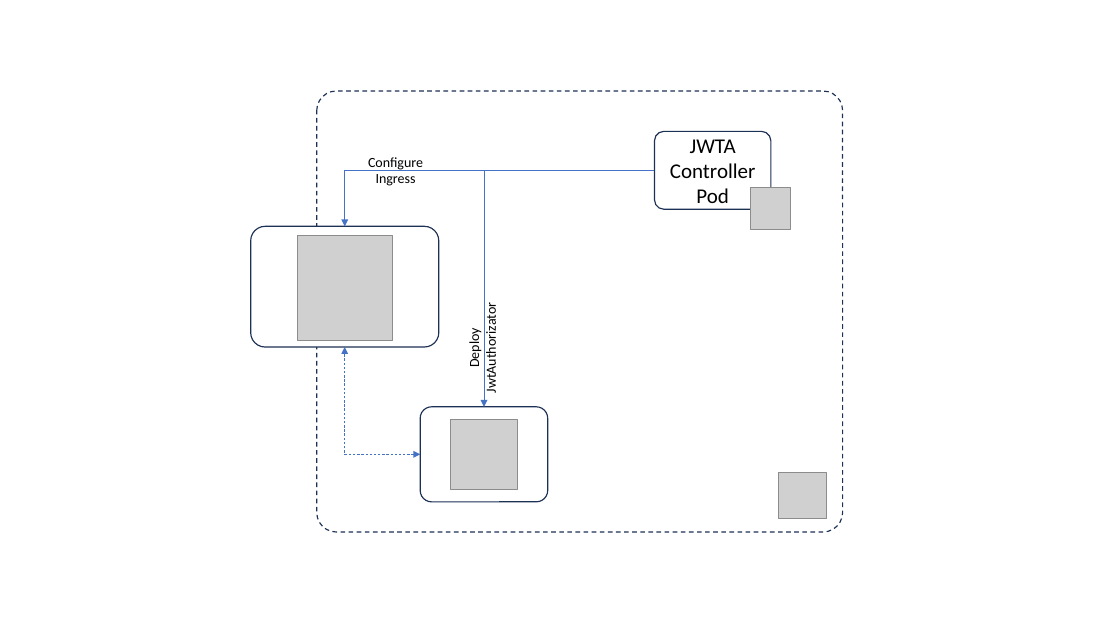
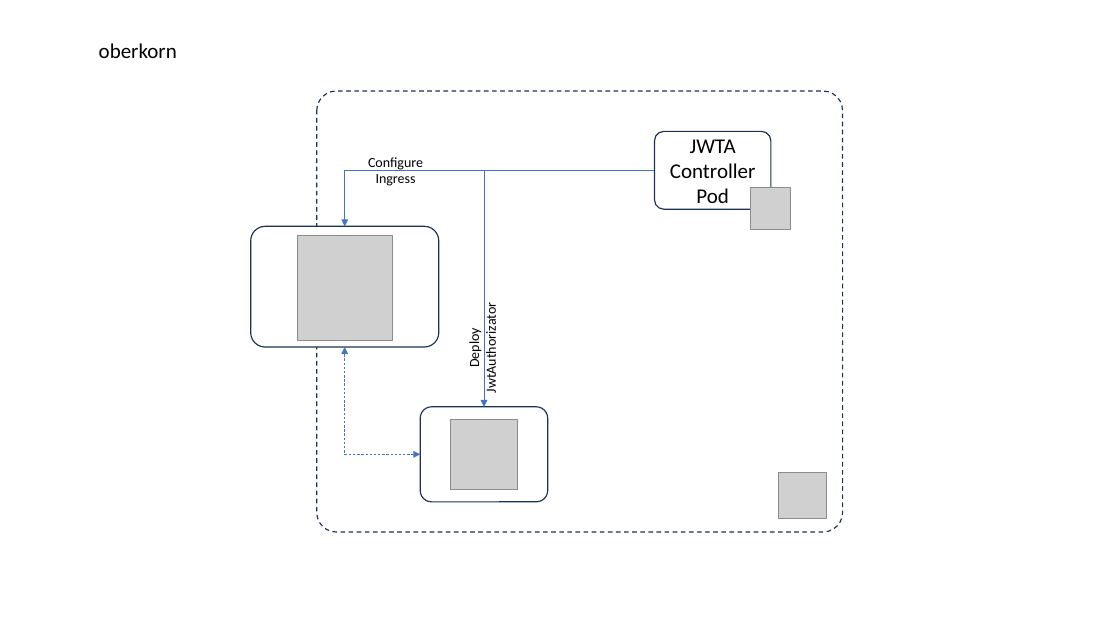
Before and after one commit to jfvilasPersonal/oberkorn, a slide deck: slide 6 of docs/diagrams.pptx (slide 4 before the commit). Drawn at 1120x630 pixels with LibreOffice and Linux fonts; fonts in the diff are those of the drawing; grey boxes stand for pictures. Boxes give left, top, right and bottom in pixels: in the first picture for what was removed or moved away, otherwise in the second. Text is boxed around its words. In the diff, an @@ line names an element or a change of style, - is before the commit and + after.

```diff
--- a/docs/diagrams.pptx
+++ b/docs/diagrams.pptx
@@ text added at bbox=[99, 43, 177, 58], 18 pt, text #000000 @@
+oberkorn
```
Also in this commit, not shown: 1 slide added, 2 other files.
